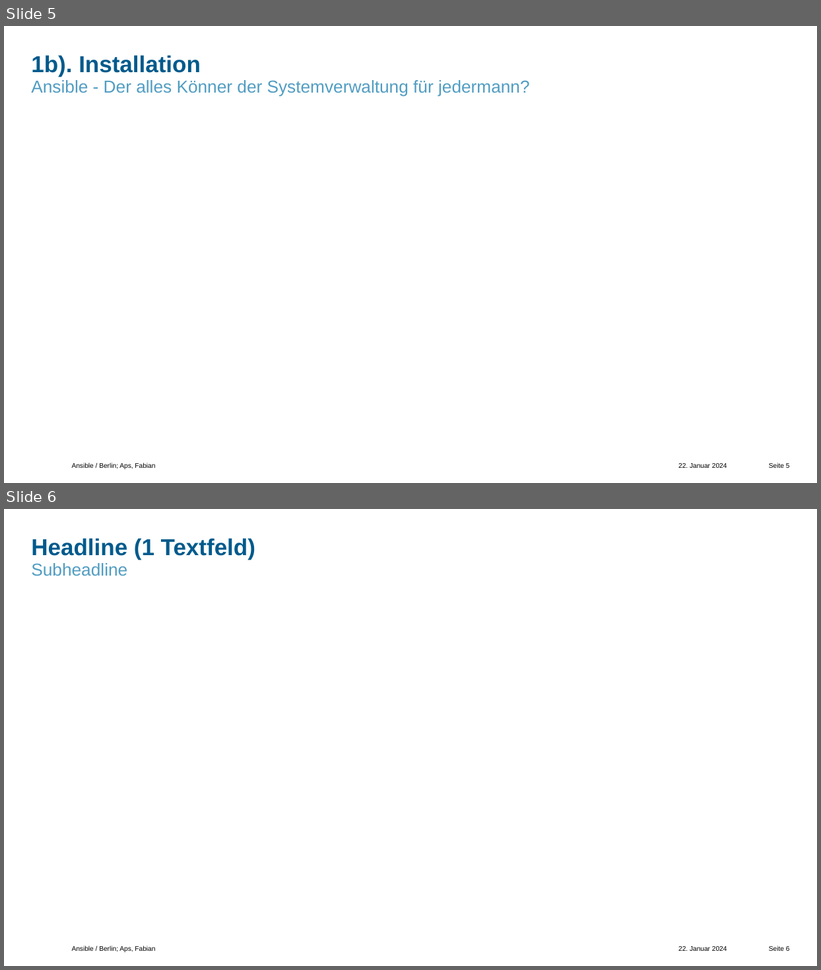
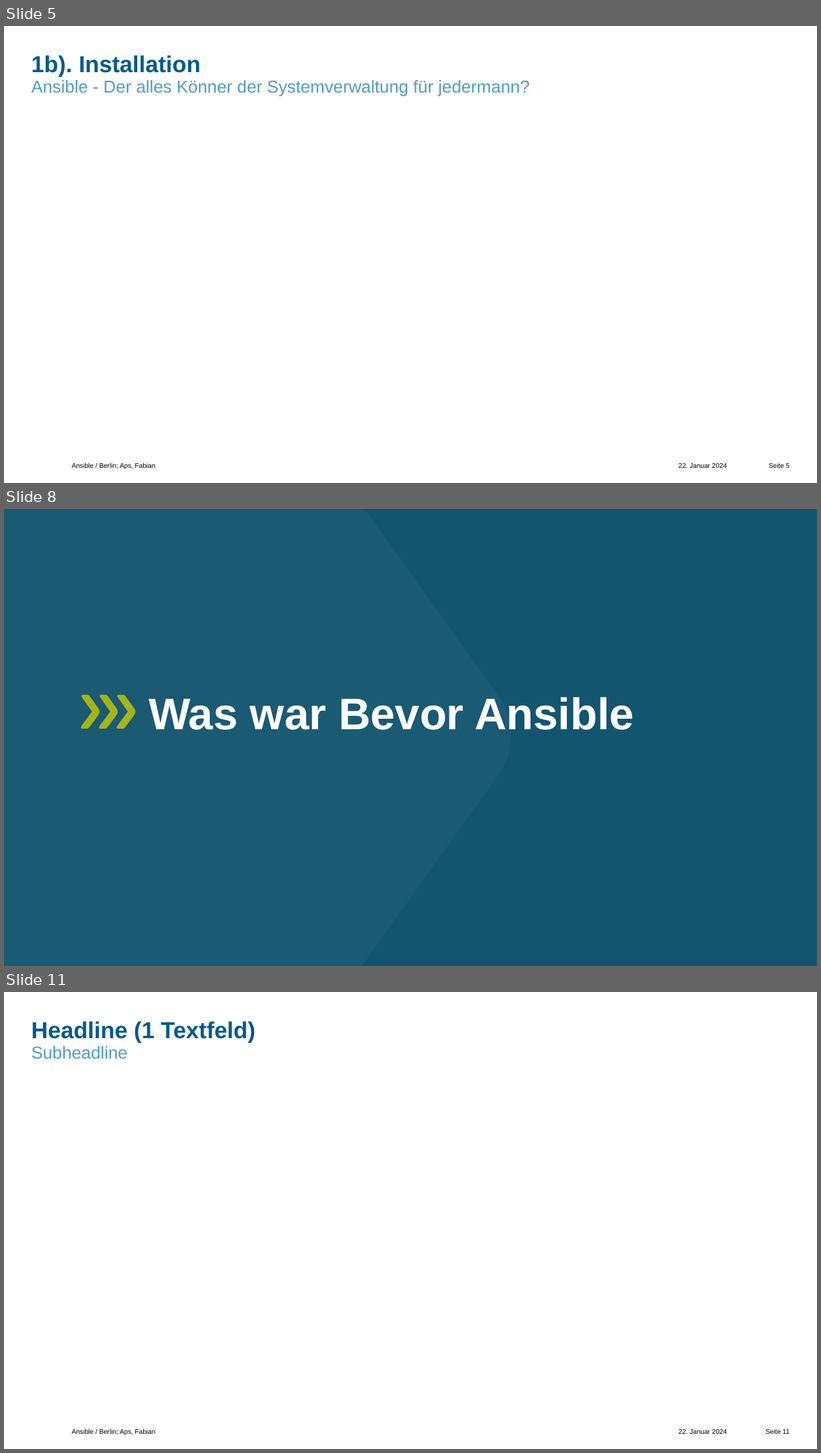
Before and after one commit to comboomPunkTsucht/OSZIMT-repo-ITA12_aps, a slide deck: Drites AusbildungsJahr/Ansible-ITA12-Aps,Fabian-KfW.pptx. Shown one above the other, each under a label of ours: slides 5 and 6 before the commit, slides 5, 8 and 11 after it; the slides between them are not shown. The pictures are 821x970 and 821x1453 pixels, drawn with LibreOffice and Linux fonts; fonts in the diff are those of the drawing; background and template pictures are left out. Boxes give left, top, right and bottom in pixels: in the first picture for what was removed or moved away, otherwise in the second. Text is boxed around its words. In the diff, an @@ line names an element or a change of style, - is before the commit and + after.

```diff
--- a/Drites AusbildungsJahr/Ansible-ITA12-Aps,Fabian-KfW.pptx
+++ b/Drites AusbildungsJahr/Ansible-ITA12-Aps,Fabian-KfW.pptx
@@ slide 8 added at <box>4,509,817,966</box>, background #13556F @@
@@ freeform shape added at <box>4,509,511,966</box>, fill #FFFFFF at 3% opacity @@
@@ freeform shape added at <box>81,694,136,729</box>, fill #A4B419 @@
@@ title added at <box>149,697,634,730</box>, 46 pt, text #FFFFFF, bold @@
+Was war Bevor Ansible
@@ what was slide 6 is now slide 11 @@
@@ page number at <box>766,1429,790,1434</box>: text changed @@
-Seite 6
+Seite 11
```
Also in this commit, not shown: 2 slides changed, 4 other slides added.
